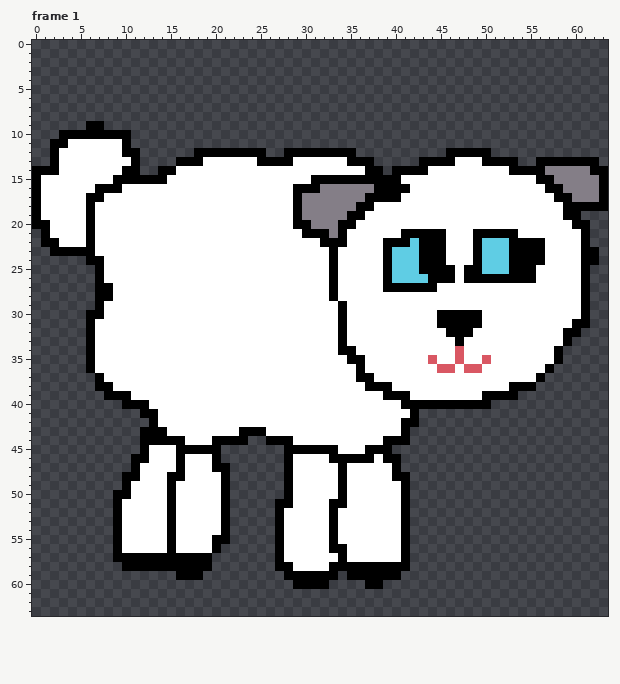
One commit to this pixel-art file: image_dev/lamb.aseprite. That is the earlier state.
64x64 pixels, 2 frames. Shown: frame 1. The commit also changed other frames, which this record leaves out.
And afterwards:
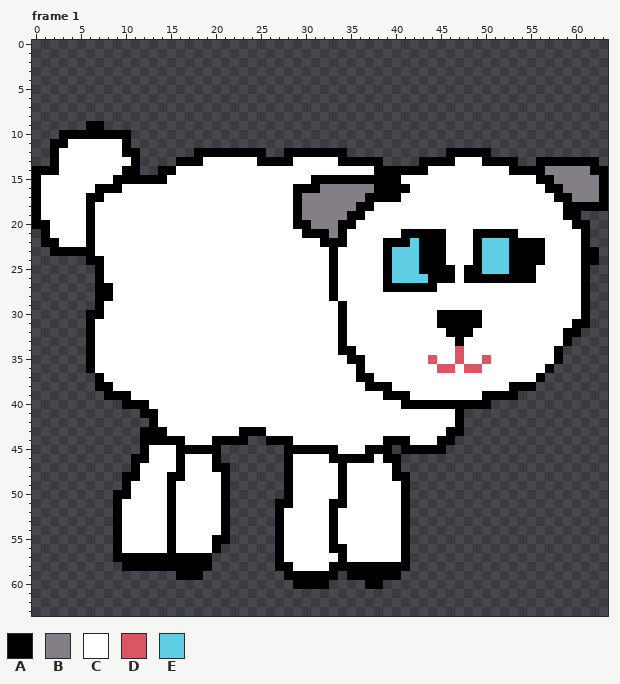
Palette (. is transparent): A #000000  B #847e87  C #ffffff  D #d95763  E #5fcde4
Log entry: Add eating animation
Difference:
layer "Body" added
layer "Layer 1" removed
Frame 1:
There is now colour A in row 13 at x 38; in row 14 at x 39; in rows 41 to 42 at x 47; in row 43 at x 46 to 47; in row 44 at x 45 to 46; in row 45 at x 41 to 45.
The edit turns colour C into colour A in row 13 at x 34.
There is now colour C in rows 41 to 42 at x 43 to 46; in row 43 at x 42 to 45; in row 44 at x 42 to 44.
The edit turns colour A into colour C in row 14 at x 37; in row 41 at x 42; in row 42 at x 41 to 42; in row 43 at x 41.
Colour A is removed in row 12 at x 35.
